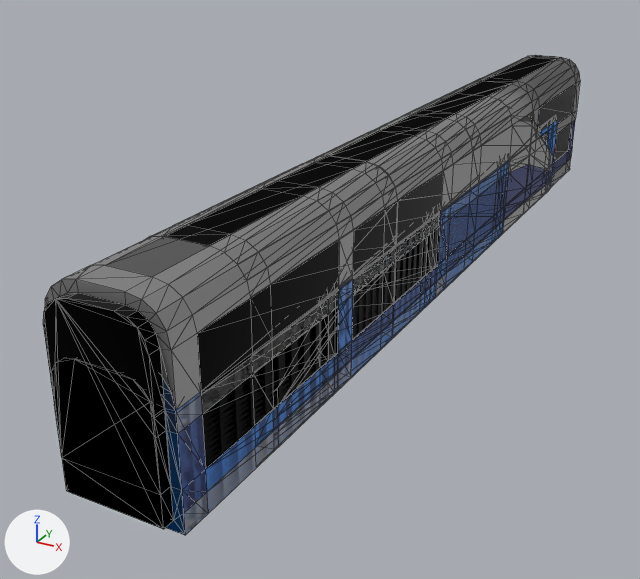
The glTF model trains.glb, before and after one commit.
Rendered twice from a 50 mm lens placed at (10.7, -23.9, 12.4), pointed at (-2.4, 0.0, 0.4). Arrows for +X, +Y and +Z are at lower left; the lights stay in place. The picture after the commit comes second. Mesh edges are drawn as thin lines. Vertices at exactly the same position are counted once.

In view in the first picture: 'tgv_arrière', 'tgv_avant', 'tgv_milieu', 'train_arrière' and 2 more.
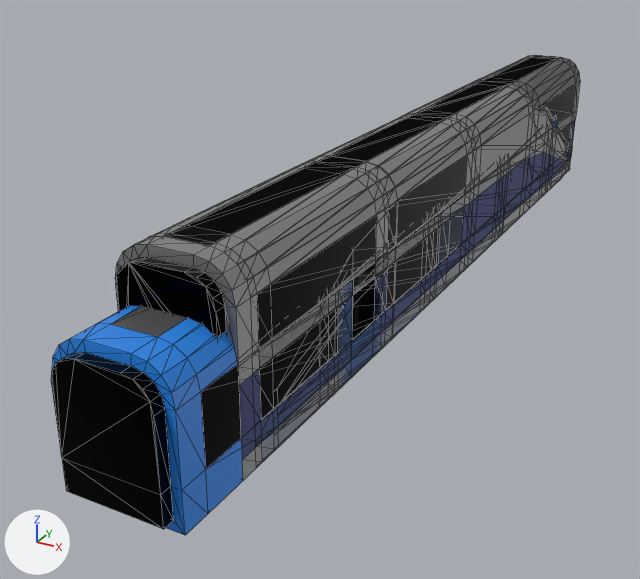
Location of each change, [x1, y1, x2, y2] in pixels of the pictures (640 x 579 px):
'tgv_arrière', moved: before [43, 93, 553, 535]; after [115, 85, 566, 480]

The change, as a diff of the scene's bpy script:
```diff
--- a/trains.glb.py
+++ b/trains.glb.py
@@ me_cube_012 @@
 # used by ob_tgv_arrière; location = (0.0, -2.12, 1.65)
-me_cube_012.from_pydata(...)  # 288 vertices, 543 faces; spans x -1.5..1.5, y -10.9..18.6, z -0.9..4.3
+me_cube_012.from_pydata(...)  # 288 vertices, 543 faces; spans x -1.5..1.5, y -8.8..20.6, z -0.9..4.3
+# me_cube_012 part 1: the whole mesh is moved by (0.0, 2.1, 0.0)
 me_cube_012.materials.append(mat_noir)
```
